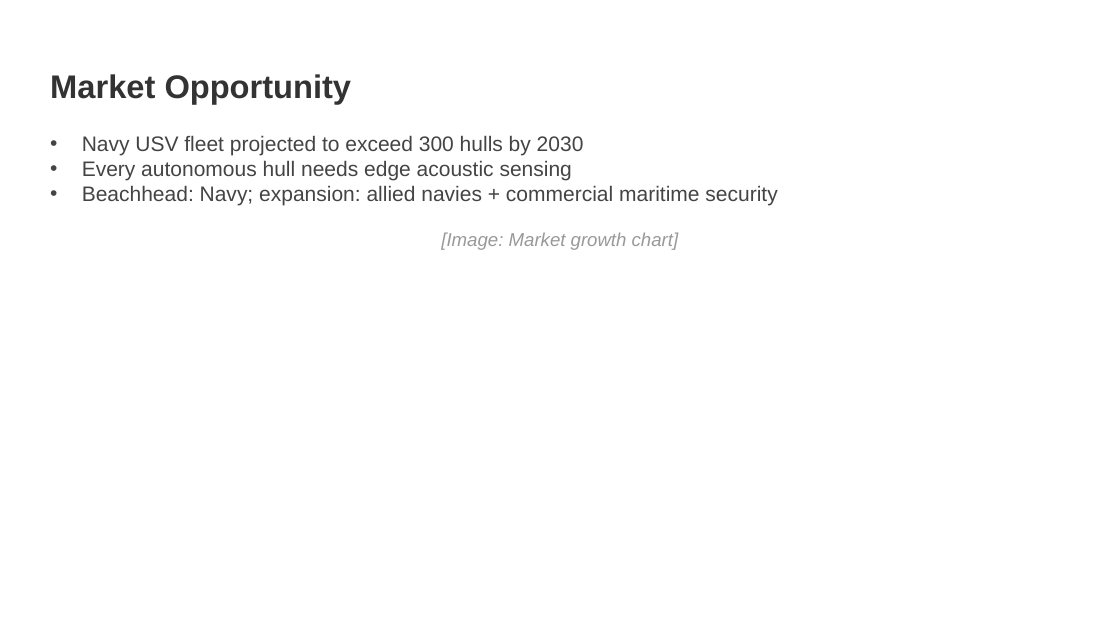
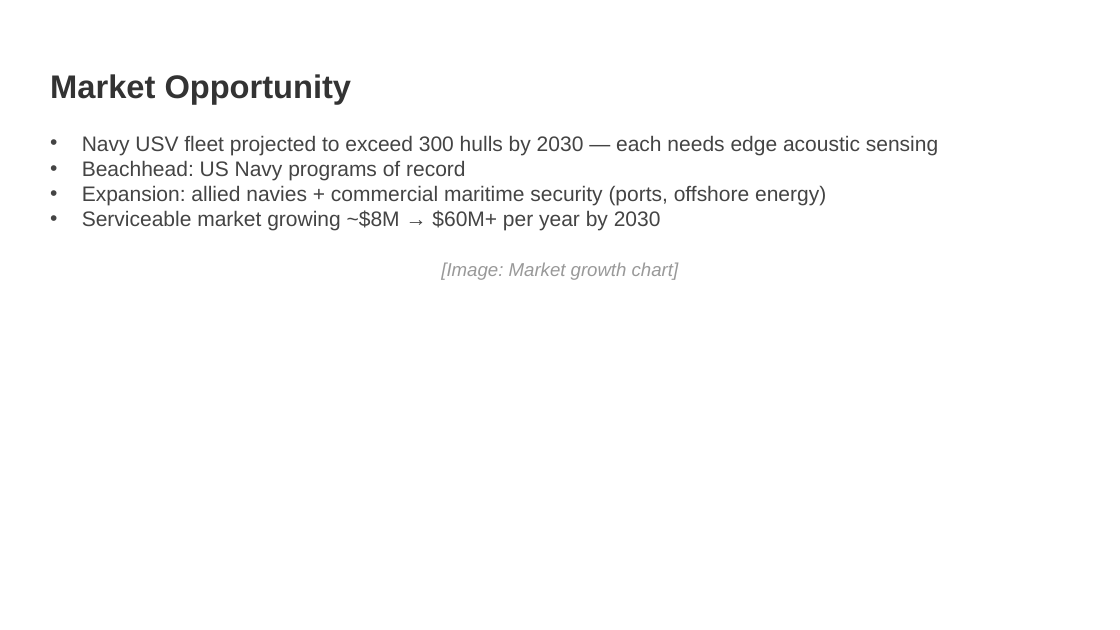
Before and after one commit to ubi-wagner/govwin, a slide deck: slide 2 of docs/sample-proposal/Aerivio_Commercialization.pptx. Drawn at 1120x630 pixels with LibreOffice and Linux fonts; fonts in the diff are those of the drawing. Boxes give left, top, right and bottom in pixels: in the first picture for what was removed or moved away, otherwise in the second. Text is boxed around its words. In the diff, an @@ line names an element or a change of style, - is before the commit and + after.

```diff
--- a/docs/sample-proposal/Aerivio_Commercialization.pptx
+++ b/docs/sample-proposal/Aerivio_Commercialization.pptx
@@ text at bbox=[82, 135, 938, 231]: text changed @@
-• Navy USV fleet projected to exceed 300 hulls by 2030
-• Every autonomous hull needs edge acoustic sensing
-• Beachhead: Navy; expansion: allied navies + commercial maritime security
+• Navy USV fleet projected to exceed 300 hulls by 2030 — each needs edge acoustic sensing
+• Beachhead: US Navy programs of record
+• Expansion: allied navies + commercial maritime security (ports, offshore energy)
+• Serviceable market growing ~$8M → $60M+ per year by 2030
@@ text "[Image: Market growth chart]": place and size @@
-text "[Image: Market growth chart]" at bbox=[441, 232, 679, 250]
+text "[Image: Market growth chart]" at bbox=[441, 262, 679, 280]
```
Also in this commit, not shown: 4 other slides changed, 12 other files.
